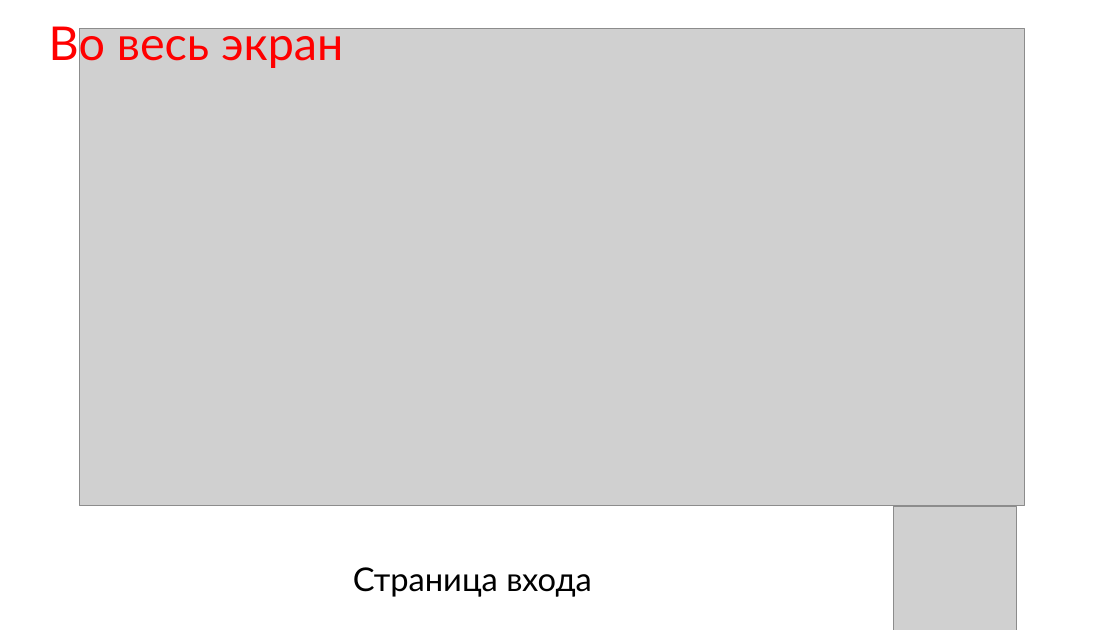
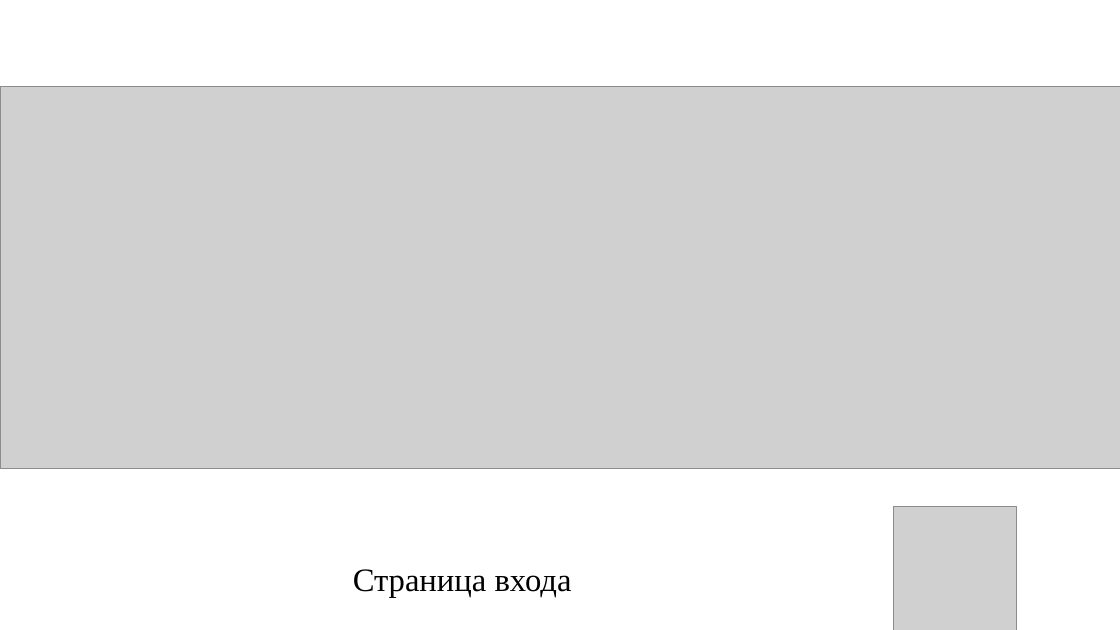
Before and after one commit to Danildanil228/diplomfiles, a slide deck: slide 16 of Презентация.pptx (slide 13 before the commit). Drawn at 1120x630 pixels with LibreOffice and Linux fonts; fonts in the diff are those of the drawing; grey boxes stand for pictures; background and template pictures are left out. Boxes give left, top, right and bottom in pixels: in the first picture for what was removed or moved away, otherwise in the second. Text is boxed around its words. In the diff, an @@ line names an element or a change of style, - is before the commit and + after.

```diff
--- a/Презентация.pptx
+++ b/Презентация.pptx
@@ text removed at <box>49,19,343,69</box> @@
-Во весь экран
@@ picture: place and size @@
-picture at <box>79,29,1024,506</box>
+picture at <box>0,87,1120,468</box>
@@ text "Страница входа" at <box>353,569,572,598</box>: font Lato to Times New Roman @@
```
Also in this commit, not shown: 12 other slides changed, 15 slides added, 12 slides removed.
